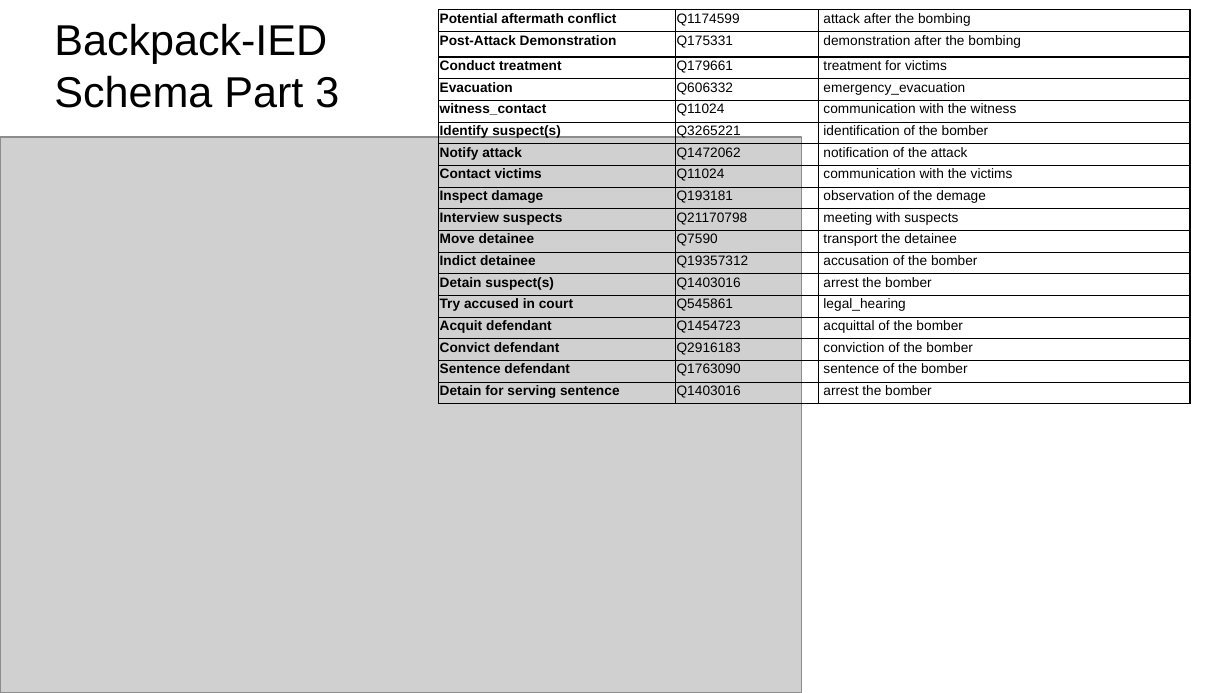
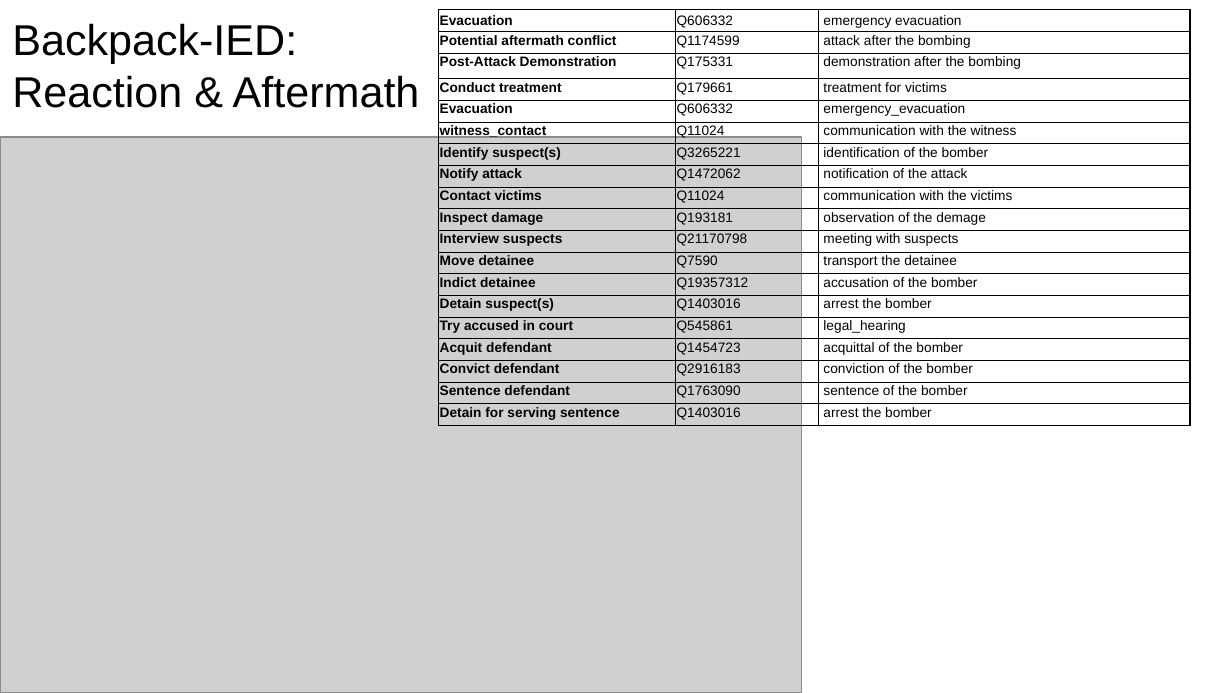
Before and after one commit to RESIN-KAIROS/schemalib, a slide deck: slide 10 of hrf/ied.pptx (slide 9 before the commit). Drawn at 1232x693 pixels with LibreOffice and Linux fonts; fonts in the diff are those of the drawing; grey boxes stand for pictures. Boxes give left, top, right and bottom in pixels: in the first picture for what was removed or moved away, otherwise in the second. Text is boxed around its words. In the diff, an @@ line names an element or a change of style, - is before the commit and + after.

Commit message:
update backpackIED

```diff
--- a/hrf/ied.pptx
+++ b/hrf/ied.pptx
@@ title at (12,23,420,108): text changed @@
-Backpack-IED Schema Part 3
+Backpack-IED:
+Reaction & Aftermath
@@ table at (439,10,1189,426) @@
+row 1: Evacuation | Q606332 | emergency evacuation
```
Also in this commit, not shown: 2 other slides changed, 1 slide added, 3 other files.
